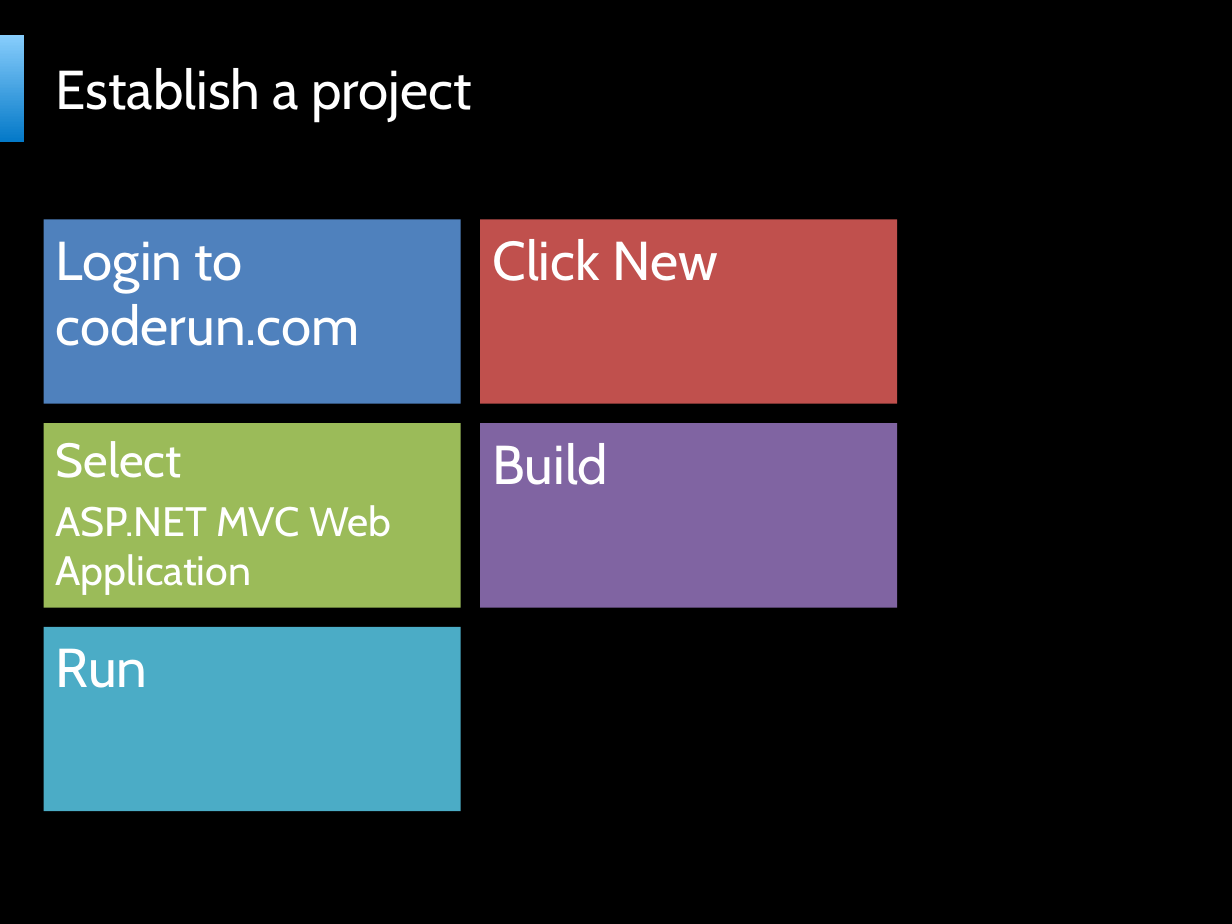
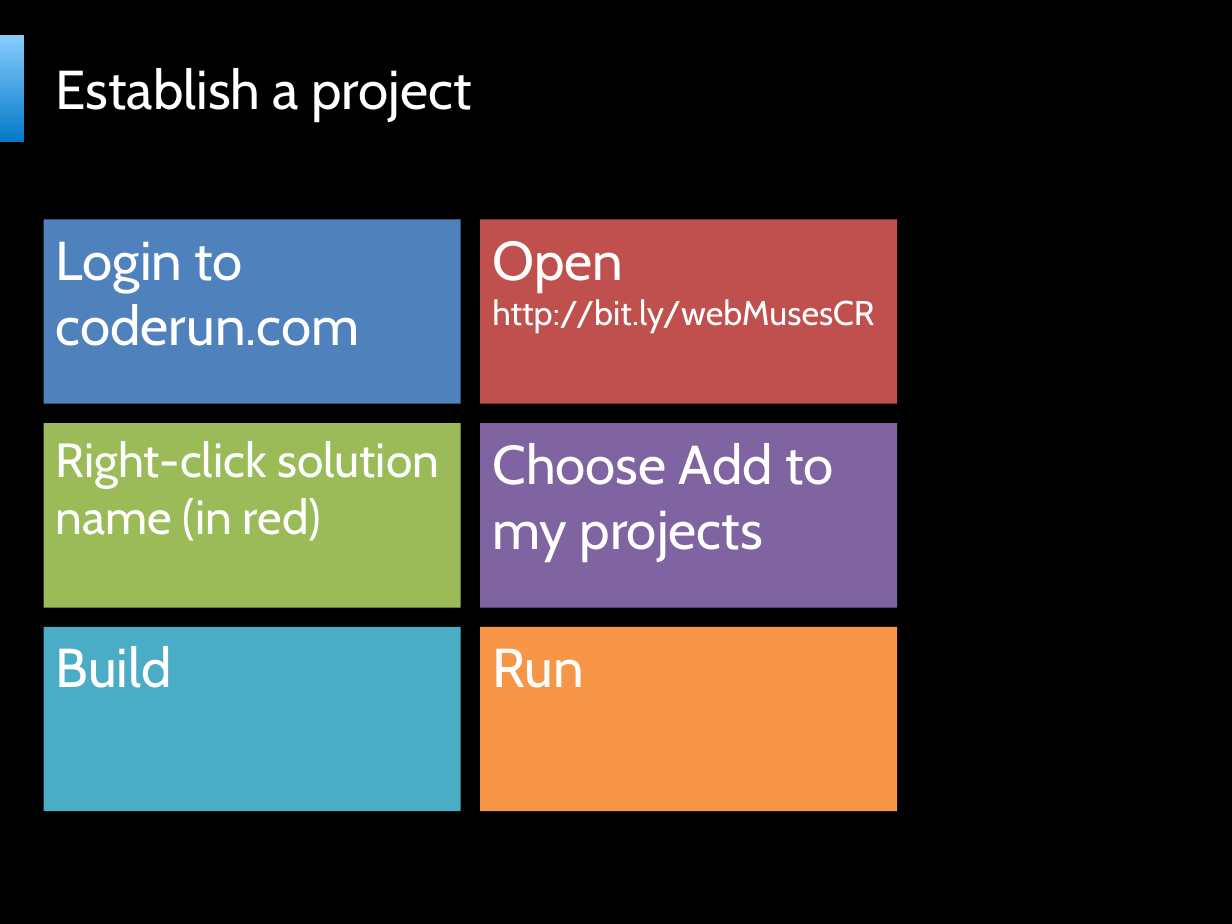
Before and after one commit to bartekwasielak/Presentation, a slide deck: slide 20 of Programming Made Easy.pptx. Drawn at 1232x924 pixels with LibreOffice and Linux fonts; fonts in the diff are those of the drawing; background and template pictures are left out. Boxes give left, top, right and bottom in pixels: in the first picture for what was removed or moved away, otherwise in the second. Text is boxed around its words. In the diff, an @@ line names an element or a change of style, - is before the commit and + after.

```diff
--- a/Programming Made Easy.pptx
+++ b/Programming Made Easy.pptx
@@ text at [492, 241, 874, 333]: text changed; size 32 to 20 pt @@
-Click New
+Open http://bit.ly/webMusesCR
@@ text at [56, 441, 439, 541]: text changed; size 24 to 28 pt @@
-Select
-ASP.NET MVC Web Application
+Right-click solution name (in red)
@@ text at [492, 443, 833, 562]: text changed @@
-Build
+Choose Add to my projects
@@ text added at [480, 627, 898, 812], fill #F79646, 32 pt, text #FFFFFF @@
+Run
@@ text at [56, 646, 172, 688]: text changed @@
-Run
+Build
```
Also in this commit, not shown: 15 other slides changed, 5 slides added, 1 slide removed, 1 other file.
